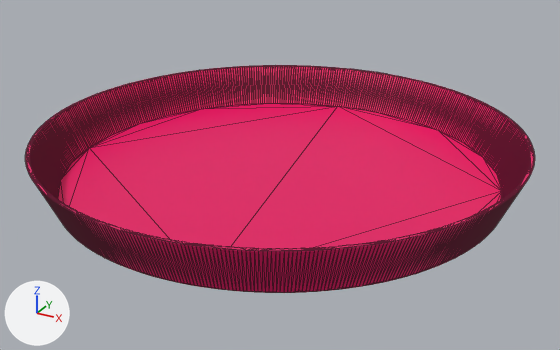
Before and after pictures for a commit that changed the glTF model Arena.glb.
Camera for both pictures: a 50 mm camera at (57.2, -103.9, 51.6) aimed at (1.0, -1.9, 0.5). The axes (+X, +Y, +Z) are drawn at lower left. The lights are the same throughout. Mesh edges are drawn as thin lines. Vertices at the same position are counted once.

In view in the first picture: 'stage'.
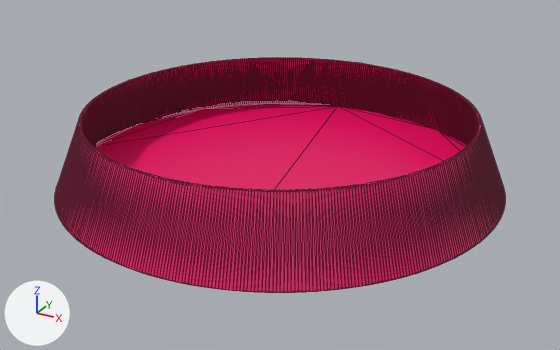
Patch to the scene script:
```diff
--- a/Arena.glb.py
+++ b/Arena.glb.py
@@ me_cylinder @@
 me_cylinder.from_pydata(...)  # 2000 vertices, 3996 faces; spans x -1.09..1.09, y -1.09..1.09, z -13.96..1.0
 # used by ob_stage; location = (0.0, 0.0, 0.1); rotation_euler = (0.0, 0.0, 3.142), in degrees (0, 0, 180); scale = (-36.3, -36.3, -0.517)
+# me_cylinder part 1: all 1000 vertices in x -1.09..1.09, y -1.09..1.09, z -13.96 are scaled about their middle by (0.795, 0.795, 1), then moved by (0.0, 0.0, -7.41)
 me_cylinder.materials.append(mat_material_001)
```

Boxes (x1, y1, x2, y2) around the edits, measured in the pictures (560 x 350 px):
'stage', reshaped (12% narrower): before (25, 65, 535, 293); after (55, 58, 505, 293)
